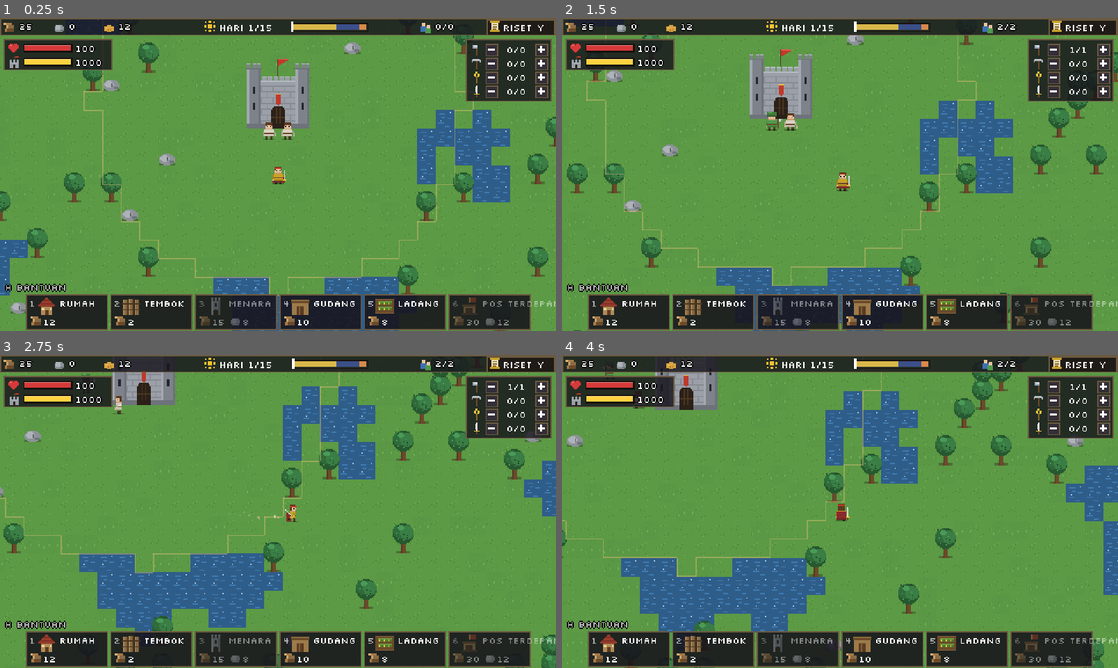
Above: before the commit, frames 1-4 (two rows, left to right).
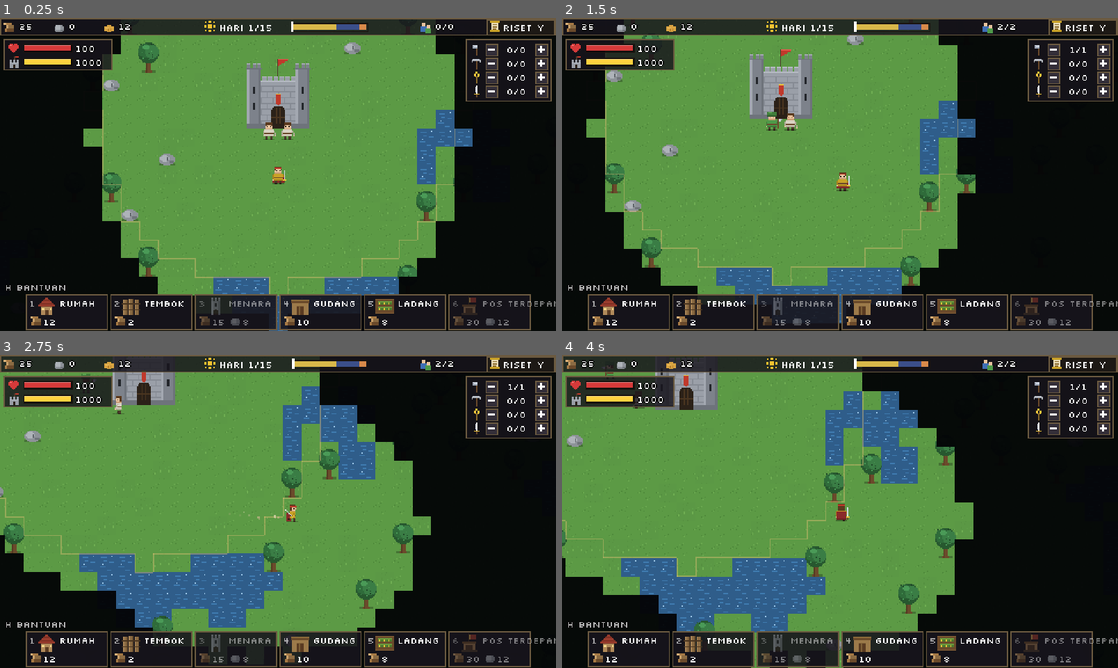
Above: after the commit, the same moments.

Repository: shimleabyte/hold-the-keep
Game: Godot game, scene res://scenes/main.tscn
The game is run twice, just before and just after one commit, with the same random seed, the same clock (stepped at 60 frames per second) and the same inputs.
Inputs (mouse positions are in pixels of both pictures, inside the frame that each line leads up to):
- Up to frame 1 (0.25 s): no input
- Up to frame 2 (1.5 s): tap Enter at 0.5 s; move the mouse to (962, 158) at 0.52 s; hold D (move_right) 0.53-1.28 s; hold F (attack) 0.53-1.28 s; click (962, 158) at 0.67 s; tap Space at 0.77 s; move the mouse to (728, 190) at 1.27 s; hold S (move_down) from 1.28 s (still down); tap E (interact) at 1.35 s
- Up to frame 3 (2.75 s): tap Space at 1.52 s; move the mouse to (333, 442) at 2.02 s; release S (move_down) at 2.03 s; hold D (move_right) from 2.03 s (still down); hold Shift (sprint) from 2.03 s (still down)
- Up to frame 4 (4 s): move the mouse to (812, 574) at 2.77 s; release D (move_right) at 2.78 s; release Shift (sprint) at 2.78 s; hold W (move_up) 2.78-3.5 s; tap P at 2.85 s; click (812, 574) at 2.92 s; tap Space at 3.02 s; click "Lanjutkan" at 3.5 s

The runs differ from the first frame. In frame 1, 33% of the frame differs, in the area x 0-100%, y 0-100%; in frame 2, 33%; in frame 3, 30%; in frame 4, 30%.
Error after the commit: Invalid call. Nonexistent function 'setup_guard' in base 'Node2D (enemy.gd)'. (res://scripts/entities/enemy_keep.gd:85)

Commit message:
Add enemy stronghold, hostile territory, and exploration fog

Diff:
--- /dev/null
+++ b/assets/sprites/enemy_keep.svg
@@ -0,0 +1,28 @@
+<svg xmlns="http://www.w3.org/2000/svg" width="48" height="56" viewBox="0 0 48 56" shape-rendering="crispEdges">
+<rect x="5" y="20" width="38" height="35" fill="#39363a"/>
+<rect x="7" y="22" width="34" height="31" fill="#555057"/>
+<rect x="9" y="24" width="30" height="29" fill="#777078"/>
+<rect x="11" y="26" width="5" height="27" fill="#39363a"/>
+<rect x="32" y="26" width="5" height="27" fill="#39363a"/>
+<rect x="17" y="31" width="14" height="24" fill="#2b2024"/>
+<rect x="20" y="34" width="8" height="21" fill="#4b292d"/>
+<rect x="22" y="39" width="2" height="2" fill="#d9a34d"/>
+<rect x="2" y="17" width="44" height="7" fill="#2a272d"/>
+<rect x="5" y="16" width="38" height="3" fill="#9b8b83"/>
+<rect x="7" y="6" width="8" height="13" fill="#67616a"/>
+<rect x="7" y="4" width="8" height="3" fill="#aaa09b"/>
+<rect x="9" y="0" width="4" height="5" fill="#39363a"/>
+<rect x="33" y="6" width="8" height="13" fill="#67616a"/>
+<rect x="33" y="4" width="8" height="3" fill="#aaa09b"/>
+<rect x="35" y="0" width="4" height="5" fill="#39363a"/>
+<rect x="19" y="8" width="10" height="11" fill="#4d4850"/>
+<rect x="19" y="5" width="10" height="4" fill="#9b8b83"/>
+<rect x="21" y="2" width="6" height="4" fill="#39363a"/>
+<rect x="23" y="0" width="2" height="3" fill="#b84b43"/>
+<rect x="0" y="25" width="48" height="3" fill="#33272c"/>
+<rect x="4" y="28" width="40" height="2" fill="#8d7f79"/>
+<rect x="6" y="49" width="36" height="5" fill="#34272a"/>
+<rect x="2" y="54" width="44" height="2" fill="#262329"/>
+<rect x="17" y="23" width="14" height="4" fill="#a63d36"/>
+<rect x="21" y="23" width="6" height="4" fill="#d6a04c"/>
+</svg>
--- a/scripts/autoload/events.gd
+++ b/scripts/autoload/events.gd
@@ -9,6 +9,9 @@
 signal building_removed(id: String, cell: Vector2i)
 signal building_destroyed(id: String, cell: Vector2i)
 signal territory_changed(claimed_tiles: int)
+signal enemy_stronghold_placed(cell: Vector2i)
+signal enemy_stronghold_destroyed(cell: Vector2i)
+signal campaign_won(day: int)
 signal build_feedback(text: String)
 signal player_hp_changed(hp: int, max_hp: int)
 signal keep_hp_changed(hp: int, max_hp: int)
--- /dev/null
+++ b/scripts/entities/enemy_keep.gd
@@ -0,0 +1,119 @@
+extends Node2D
+## Enemy stronghold and its persistent defensive garrison.
+
+const ENEMY_SCRIPT := preload("res://scripts/entities/enemy.gd")
+const SPRITE := preload("res://assets/sprites/enemy_keep.svg")
+const TILE := 16
+const SIZE := Vector2i(3, 3)
+const MAX_HP := 900
+const CLAIM_RADIUS := 9.0
+const REINFORCE_INTERVAL := 105.0
+const GUARD_OFFSETS := [
+    Vector2(-36, -4), Vector2(36, -4),
+    Vector2(-42, 24), Vector2(42, 24),
+    Vector2(0, 42)
+]
+
+var world
+var flow
+var player
+var cell := Vector2i.ZERO
+var size := SIZE
+var hp := MAX_HP
+var max_hp := MAX_HP
+var claim_radius := CLAIM_RADIUS
+var _reinforce_timer := REINFORCE_INTERVAL
+var _spawn_index := 0
+
+
+func setup(world_ref, flow_ref, player_ref, anchor: Vector2i, saved_hp := MAX_HP) -> void:
+    world = world_ref
+    flow = flow_ref
+    player = player_ref
+    cell = anchor
+    size = SIZE
+    max_hp = MAX_HP
+    hp = clampi(saved_hp, 1, max_hp)
+    position = Vector2((cell.x + size.x / 2.0) * TILE, (cell.y + size.y) * TILE)
+
+
+func _ready() -> void:
+    add_to_group("enemy_strongholds")
+    z_index = 2
+
+
+func cells() -> Array[Vector2i]:
+    var out: Array[Vector2i] = []
+    for y in size.y:
+        for x in size.x:
+            out.append(cell + Vector2i(x, y))
+    return out
+
+
+func export_state() -> Dictionary:
+    return {"cx": cell.x, "cy": cell.y, "hp": hp, "destroyed": false}
+
+
+func spawn_initial_garrison() -> void:
+    for i in 3:
+        _spawn_guard()
+
+
+func _process(delta: float) -> void:
+    if hp <= 0:
+        return
+    _reinforce_timer -= delta
+    if _reinforce_timer > 0.0:
+        return
+    _reinforce_timer = REINFORCE_INTERVAL
+    if get_tree().get_nodes_in_group("enemy_garrison").size() < 4:
+        _spawn_guard()
+
+
+func _spawn_guard() -> bool:
+    var attempts := GUARD_OFFSETS.size()
+    for i in attempts:
+        var offset: Vector2 = GUARD_OFFSETS[(_spawn_index + i) % attempts]
+        var spawn_position := position + offset
+        var spawn_cell := Vector2i((spawn_position / TILE).floor())
+        if not world.is_buildable(spawn_cell) or world.occupied.has(spawn_cell):
+            continue
+        if not flow.is_reachable(spawn_cell):
+            continue
+        _spawn_index = (_spawn_index + i + 1) % attempts
+        var guard = ENEMY_SCRIPT.new()
+        guard.setup_guard(DataDB.enemies["soldier"], world, flow, player, position)
+        guard.position = spawn_position
+        world.entities.add_child(guard)
+        return true
+    return false
+
+
+func take_damage(amount: int) -> void:
+    if hp <= 0:
+        return
+    hp = maxi(0, hp - amount)
+    queue_redraw()
+    Events.fx_burst.emit("debris", position + Vector2(0, -24), Vector2.ZERO, 1.4)
+    Events.screen_shake.emit(1.2, 0.12)
+    if hp > 0:
+        return
+
+    for occupied_cell in cells():
+        if world.occupied.get(occupied_cell) == self:
+            world.occupied.erase(occupied_cell)
+    remove_from_group("enemy_strongholds")
+    Events.enemy_stronghold_destroyed.emit(cell)
+    Events.campaign_won.emit(GameClock.day)
+    Events.fx_burst.emit("puff", position + Vector2(0, -24), Vector2.ZERO, 3.0)
+    Events.screen_shake.emit(2.8, 0.45)
+    queue_free()
+
+
+func _draw() -> void:
+    draw_texture(SPRITE, Vector2(-SPRITE.get_width() / 2.0, -SPRITE.get_height()))
+    var width := 46.0
+    var y := -float(SPRITE.get_height()) - 6.0
+    draw_rect(Rect2(-width / 2.0, y, width, 4), Color(0.04, 0.03, 0.03, 0.9))
+    draw_rect(Rect2(-width / 2.0, y, width * float(hp) / max_hp, 4), Color("#a63d36"))
+    draw_rect(Rect2(-width / 2.0, y, width, 4), Color("#e3ba84"), false, 1.0)
--- a/scripts/main.gd
+++ b/scripts/main.gd
@@ -2,6 +2,8 @@
 
 const WORLD_SCRIPT := preload("res://scripts/world/world_map.gd")
 const TERRITORY_SCRIPT := preload("res://scripts/systems/territory.gd")
+const ENEMY_KEEP_SCRIPT := preload("res://scripts/entities/enemy_keep.gd")
+const FOG_SCRIPT := preload("res://scripts/systems/fog_of_war.gd")
 const PLAYER_SCRIPT := preload("res://scripts/entities/player.gd")
 const BUILD_SCRIPT := preload("res://scripts/systems/build_system.gd")
 const FLOW_SCRIPT := preload("res://scripts/systems/flow_field.gd")
@@ -19,6 +21,9 @@
 
 var world
 var territory
+var enemy_keep
+var fog
+var campaign_conquered := false
 var player
 var build
 var flow
@@ -82,17 +87,88 @@
     add_child(HUD_SCRIPT.new())
     add_child(TECH_PANEL_SCRIPT.new())
     add_child(MENU_SCRIPT.new())
+    Events.campaign_won.connect(_on_campaign_won)
 
     # Keep paling akhir, supaya HUD sudah mendengarkan event HP-nya.
     var save := SaveSystem.take_pending()
     if save.is_empty():
         Tech.reset()
         build.place_raw("keep", KEEP_CELL)
+        _spawn_enemy_keep()
         # Dua penduduk awal
         for i in 2:
             village.spawn_villager(Vector2(520.0 + (i * 2 - 1) * 8.0, 522.0))
     else:
         _apply_save(save)
+
+    fog = FOG_SCRIPT.new()
+    fog.world = world
+    fog.player = player
+    world.add_child(fog)
+
+
+func _on_campaign_won(_day: int) -> void:
+    campaign_conquered = true
+
+
+func _enemy_keep_cells(anchor: Vector2i) -> Array[Vector2i]:
+    var cells: Array[Vector2i] = []
+    for y in 3:
+        for x in 3:
+            cells.append(anchor + Vector2i(x, y))
+    return cells
+
+
+func _find_enemy_keep_cell() -> Vector2i:
+    nav.rebuild()
+    var candidates: Array[Dictionary] = []
+    var keep_center := Vector2(32.5, 30.5)
+    for y in range(2, 59):
+        for x in range(2, 59):
+            var anchor := Vector2i(x, y)
+            var center := Vector2(anchor) + Vector2(1.5, 1.5)
+            var distance := center.distance_to(keep_center)
+            if distance < 22.0:
+                continue
+            var clear := true
+            for cell in _enemy_keep_cells(anchor):
+                if not world.is_buildable(cell) or world.occupied.has(cell):
+                    clear = false
+                    break
+            if clear:
+                candidates.append({"cell": anchor, "distance": distance})
+    candidates.sort_custom(func(a: Dictionary, b: Dictionary) -> bool:
+        return float(a["distance"]) > float(b["distance"]))
+    for i in mini(candidates.size(), 160):
+        var anchor: Vector2i = candidates[i]["cell"]
+        if not nav.path_adjacent(player.position, _enemy_keep_cells(anchor)).is_empty():
+            return anchor
+    return Vector2i(-1, -1)
+
+
+func _spawn_enemy_keep(saved: Dictionary = {}, create_garrison := true) -> void:
+    if bool(saved.get("destroyed", false)):
+        campaign_conquered = true
+        Events.campaign_won.emit(GameClock.day)
+        return
+    var anchor := Vector2i(int(saved.get("cx", -1)), int(saved.get("cy", -1)))
+    if anchor.x < 0 or anchor.y < 0:
+        anchor = _find_enemy_keep_cell()
+    if anchor.x < 0:
+        push_error("Campaign: no reachable site for enemy stronghold")
+        return
+
+    enemy_keep = ENEMY_KEEP_SCRIPT.new()
+    enemy_keep.setup(world, flow, player, anchor, int(saved.get("hp", 900)))
+    world.entities.add_child(enemy_keep)
+    for cell in enemy_keep.cells():
+        world.occupied[cell] = enemy_keep
+    Events.enemy_stronghold_placed.emit(anchor)
+    nav.rebuild()
+    flow.rebuild()
+    territory.rebuild()
+    if create_garrison:
+        enemy_keep.spawn_initial_garrison()
 
 
 func add_child_to_world_fx() -> void:
@@ -127,6 +203,12 @@
         if node.id == "keep":
             Events.keep_hp_changed.emit(node.hp, node.max_hp)
 
+    var stronghold_state: Dictionary = d.get("stronghold", {})
+    if stronghold_state.is_empty():
+        _spawn_enemy_keep()
+    else:
+        _spawn_enemy_keep(stronghold_state, false)
+
     var q: Dictionary = d.get("quota", {})
     for j in q:
         village.quota[j] = int(q[j])
@@ -136,6 +218,8 @@
         n.hp = int(v["hp"])
         if int(v["carry"]) > 0:
             n.receive(String(v["kind"]), int(v["carry"]))
+        if bool(v.get("expedition", false)) and is_instance_valid(enemy_keep):
+            n.start_expedition(enemy_keep)
 
     var pl: Dictionary = d["player"]
     player.position = Vector2(float(pl["x"]), float(pl["y"]))
--- /dev/null
+++ b/scripts/systems/fog_of_war.gd
@@ -0,0 +1,73 @@
+extends Node2D
+## Permanent exploration fog: unrevealed tiles are covered; discovered tiles remain mapped.
+
+const TILE := 16
+const MAP_SIZE := 64
+const MAP_CELLS := MAP_SIZE * MAP_SIZE
+
+var world
+var player
+var discovered := PackedByteArray()
+var _scan_timer := 0.0
+
+
+func _ready() -> void:
+    add_to_group("fog_of_war")
+    z_index = 100
+    discovered.resize(MAP_CELLS)
+    discovered.fill(0)
+    _scan_sources()
+
+
+func _process(delta: float) -> void:
+    _scan_timer -= delta
+    if _scan_timer > 0.0:
+        return
+    _scan_timer = 0.25
+    _scan_sources()
+
+
+func is_revealed_cell(cell: Vector2i) -> bool:
+    if cell.x < 0 or cell.y < 0 or cell.x >= MAP_SIZE or cell.y >= MAP_SIZE:
+        return false
+    return discovered[cell.y * MAP_SIZE + cell.x] != 0
+
+
+func reveal_position(position_world: Vector2, radius: float) -> bool:
+    var center := Vector2i((position_world / TILE).floor())
+    var radius_tiles := ceili(radius / TILE)
+    var changed := false
+    for y in range(maxi(0, center.y - radius_tiles), mini(MAP_SIZE - 1, center.y + radius_tiles) + 1):
+        for x in range(maxi(0, center.x - radius_tiles), mini(MAP_SIZE - 1, center.x + radius_tiles) + 1):
+            var offset := Vector2(x + 0.5, y + 0.5) - Vector2(center) - Vector2(0.5, 0.5)
+            if offset.length_squared() * TILE * TILE > radius * radius:
+                continue
+            var index := y * MAP_SIZE + x
+            if discovered[index] == 0:
+                discovered[index] = 1
+                changed = true
+    return changed
+
+
+func _scan_sources() -> void:
+    var changed := false
+    if player != null and is_instance_valid(player):
+        changed = reveal_position(player.global_position, 112.0) or changed
+    for building in get_tree().get_nodes_in_group("buildings"):
+        if building.id == "keep":
+            changed = reveal_position(building.global_position, 160.0) or changed
+        elif building.id == "outpost":
+            changed = reveal_position(building.global_position, 144.0) or changed
+    for villager in get_tree().get_nodes_in_group("villagers"):
+        if villager.visible:
+            changed = reveal_position(villager.global_position, 64.0) or changed
+    if changed:
+        queue_redraw()
+
+
+func _draw() -> void:
+    var unexplored := Color(0.012, 0.016, 0.024, 0.96)
+    for y in MAP_SIZE:
+        for x in MAP_SIZE:
+            if discovered[y * MAP_SIZE + x] == 0:
+                draw_rect(Rect2(x * TILE, y * TILE, TILE, TILE), unexplored)
--- a/scripts/systems/territory.gd
+++ b/scripts/systems/territory.gd
@@ -7,6 +7,7 @@
 
 var world
 var claimed_cells: Dictionary = {}
+var enemy_claimed_cells: Dictionary = {}
 var _dirty := true
 
 
@@ -15,9 +16,15 @@
     Events.building_placed.connect(_mark_dirty)
     Events.building_removed.connect(_mark_dirty)
     Events.building_destroyed.connect(_mark_dirty)
+    Events.enemy_stronghold_placed.connect(_mark_enemy_dirty)
+    Events.enemy_stronghold_destroyed.connect(_mark_enemy_dirty)
 
 
 func _mark_dirty(_id: String, _cell: Vector2i) -> void:
+    _dirty = true
+
+
+func _mark_enemy_dirty(_cell: Vector2i) -> void:
     _dirty = true
 
 
@@ -29,6 +36,7 @@
 func rebuild() -> void:
     _dirty = false
     var next: Dictionary = {}
+    var enemy_next: Dictionary = {}
     for building in get_tree().get_nodes_in_group("buildings"):
         if not is_instance_valid(building):
             continue
@@ -46,7 +54,22 @@
                 var tile_center := Vector2(x + 0.5, y + 0.5)
                 if tile_center.distance_squared_to(center) <= radius * radius:
                     next[Vector2i(x, y)] = true
+    for stronghold in get_tree().get_nodes_in_group("enemy_strongholds"):
+        if not is_instance_valid(stronghold):
+            continue
+        var center := Vector2(stronghold.cell) + Vector2(stronghold.size) / 2.0
+        var radius := float(stronghold.claim_radius)
+        var min_x := maxi(0, floori(center.x - radius))
+        var max_x := mini(MAP_SIZE - 1, ceili(center.x + radius))
+        var min_y := maxi(0, floori(center.y - radius))
+        var max_y := mini(MAP_SIZE - 1, ceili(center.y + radius))
+        for y in range(min_y, max_y + 1):
+            for x in range(min_x, max_x + 1):
+                var tile_center := Vector2(x + 0.5, y + 0.5)
+                if tile_center.distance_squared_to(center) <= radius * radius:
+                    enemy_next[Vector2i(x, y)] = true
     claimed_cells = next
+    enemy_claimed_cells = enemy_next
     Events.territory_changed.emit(claimed_cells.size())
     queue_redraw()
 
@@ -67,18 +90,33 @@
     if id == "outpost":
         for y in range(size.y):
             for x in range(size.x):
-                if _is_frontier_cell(anchor + Vector2i(x, y)):
+                var cell := anchor + Vector2i(x, y)
+                if _is_frontier_cell(cell) and not enemy_claimed_cells.has(cell):
                     return true
         return false
     for y in range(size.y):
         for x in range(size.x):
-            if not claimed_cells.has(anchor + Vector2i(x, y)):
+            var cell := anchor + Vector2i(x, y)
+            if not claimed_cells.has(cell) or enemy_claimed_cells.has(cell):
                 return false
     return true
 
 
 func _is_frontier_cell(cell: Vector2i) -> bool:
-    return not claimed_cells.has(cell) and _touches_claim(cell)
+    return not claimed_cells.has(cell) and not enemy_claimed_cells.has(cell) and _touches_claim(cell)
+
+
+func owner_at(cell: Vector2i) -> String:
+    _ensure_current()
+    var player_owns := claimed_cells.has(cell)
+    var enemy_owns := enemy_claimed_cells.has(cell)
+    if player_owns and enemy_owns:
+        return "contested"
+    if player_owns:
+        return "player"
+    if enemy_owns:
+        return "enemy"
+    return "neutral"
 
 
 func _touches_claim(cell: Vector2i) -> bool:
@@ -107,3 +145,17 @@
             draw_line(Vector2(left, top), Vector2(left, bottom), border, 1.0)
         if not claimed_cells.has(cell + Vector2i(1, 0)):
             draw_line(Vector2(right, top), Vector2(right, bottom), border, 1.0)
+    var enemy_border := Color("#b84b43", 0.48)
+    for cell in enemy_claimed_cells:
+        var left := float(cell.x * TILE_SIZE)
+        var top := float(cell.y * TILE_SIZE)
+        var right := left + TILE_SIZE
+        var bottom := top + TILE_SIZE
+        if not enemy_claimed_cells.has(cell + Vector2i(0, -1)):
+            draw_line(Vector2(left, top), Vector2(right, top), enemy_border, 1.0)
+        if not enemy_claimed_cells.has(cell + Vector2i(0, 1)):
+            draw_line(Vector2(left, bottom), Vector2(right, bottom), enemy_border, 1.0)
+        if not enemy_claimed_cells.has(cell + Vector2i(-1, 0)):
+            draw_line(Vector2(left, top), Vector2(left, bottom), enemy_border, 1.0)
+        if not enemy_claimed_cells.has(cell + Vector2i(1, 0)):
+            draw_line(Vector2(right, top), Vector2(right, bottom), enemy_border, 1.0)
